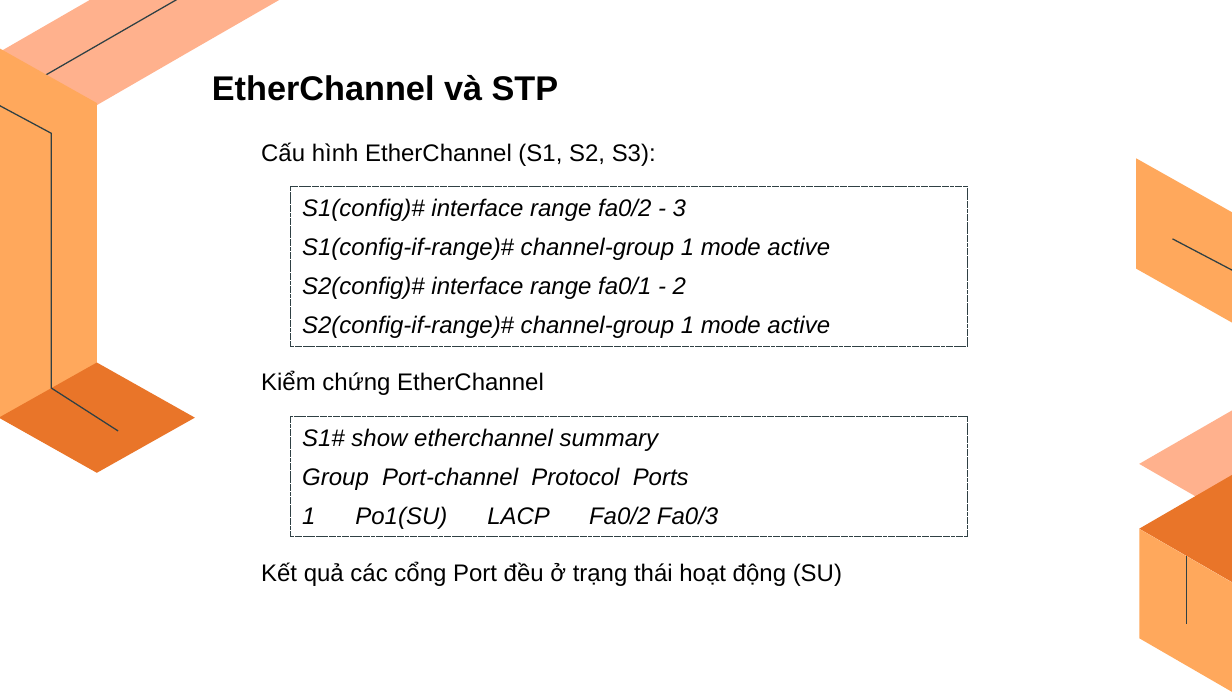
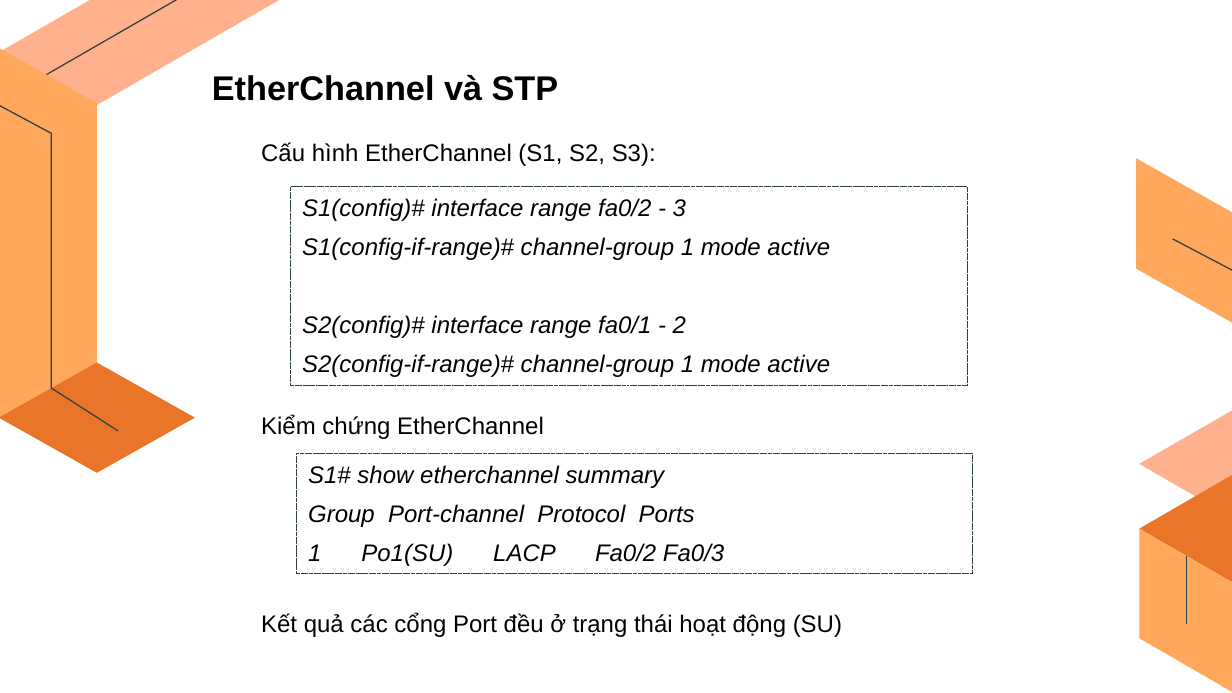
Before and after one commit to TrangThanhHieu/tn-da21ttb-110121023-trangthanhhieu-xaydungmohinhmangwanbaomattoiuuhieusuat-cpt, a slide deck: slide 19 of docs/110121023_TrangThanhHieu_Da21TTB.pptx. Drawn at 1232x693 pixels with LibreOffice and Linux fonts; fonts in the diff are those of the drawing. Boxes give left, top, right and bottom in pixels: in the first picture for what was removed or moved away, otherwise in the second. Text is boxed around its words. In the diff, an @@ line names an element or a change of style, - is before the commit and + after.

```diff
--- a/docs/110121023_TrangThanhHieu_Da21TTB.pptx
+++ b/docs/110121023_TrangThanhHieu_Da21TTB.pptx
@@ rectangle "S1(config)# interface range fa0/2 - ...": place and size @@
-rectangle "S1(config)# interface range fa0/2 - ..." at [290, 187, 967, 347]
+rectangle "S1(config)# interface range fa0/2 - ..." at [290, 187, 967, 387]
@@ text "Kiểm chứng EtherChannel": place and size @@
-text "Kiểm chứng EtherChannel" at [261, 371, 544, 395]
+text "Kiểm chứng EtherChannel" at [261, 415, 544, 439]
@@ rectangle "S1# show etherchannel summary": place and size @@
-rectangle "S1# show etherchannel summary" at [290, 416, 967, 537]
+rectangle "S1# show etherchannel summary" at [296, 453, 973, 574]
@@ text "Kết quả các cổng Port ...": place and size @@
-text "Kết quả các cổng Port ..." at [261, 562, 842, 586]
+text "Kết quả các cổng Port ..." at [261, 613, 842, 637]
```
Also in this commit, not shown: 5 other slides changed, 1 slide added, 1 slide removed, 4 other files.
